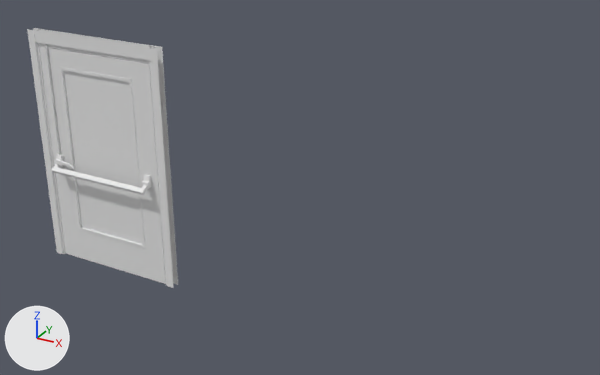
The Blender file Assets/Models/DoorOptions/Single/4ft/FullGlass4FTSingle.blend as it was, and as the next commit left it.
Both versions are drawn from a 50 mm lens placed at (1.39, -5.2, 3.85), pointed at (-1.93, 0.82, 0.84). Arrows for +X, +Y and +Z are at lower left; the lights stay in place. Materials are left out; every surface is plain grey.

In view in the first picture: 'DoorOption3', 'PushBar'.
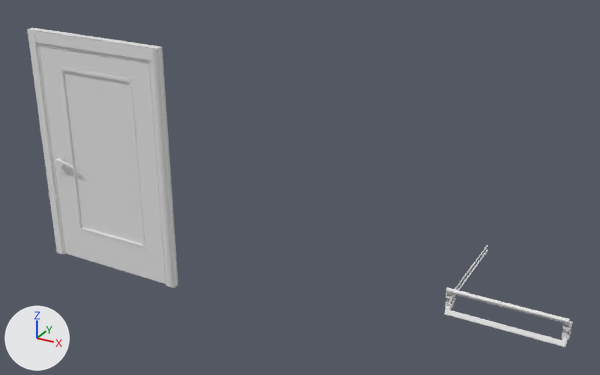
The newer file is also turned or shifted as a whole; pictures and numbers use the older file's frame.

The change, as a diff of the scene's bpy script:
```diff
--- a/Assets/Models/DoorOptions/Single/4ft/FullGlass4FTSingle.blend.py
+++ b/Assets/Models/DoorOptions/Single/4ft/FullGlass4FTSingle.blend.py
@@ me_cube_002 @@
 me_cube_002.from_pydata(...)  # 1458 vertices, 1357 faces; spans x -2.63..-1.21, y -0.03..0.03, z 0.0..2.2
 # verts and faces of me_cube_002; kept vertices keep their numbers, new ones are numbered from 1458
+# me_cube_002 part 1
+verts[1458] = (-1.92, 0.0, 0.01)  # pixel (115, 267)
+edges += [(1338, 1458), (1354, 1458)]
+faces += [(104, 106, 107, 105), (20, 22, 106, 104), (20, 21, 23, 22)]
@@ me_cube_004 @@
 me_cube_004.from_pydata(...)  # 732 vertices, 732 faces; spans x -1.116..-0.046, y -0.138..0.138, z 1.052..2.219
 # used by ob_pushbar; location = (-4.047, 0.0, -0.133); scale = (-1.0, 1.0, 1.0)
+# me_cube_004 part 2: the loose piece of 72 vertices spanning x -0.093..-0.055, y -0.138..-0.041, z 1.052..1.127 is turned -90 degrees about the x axis through its middle, then moved by (0.578, 1.046, -1.0)
+# me_cube_004 part 3: the loose piece of 24 vertices spanning x -1.071..-0.091, y 0.083..0.136, z 1.053..1.1 is multiplied about its middle by the matrix ((-1.0, 0.0, 0.0), (0.0, 0.0, 1.0), (0.0, 1.0, 0.0)), then moved by (0.578, 0.834, -0.967)
+# me_cube_004 part 4: the loose piece of 72 vertices spanning x -1.107..-1.068, y -0.138..-0.041, z 1.052..1.127 is turned -90 degrees about the x axis through its middle, then moved by (0.578, 1.046, -1.0)
+# me_cube_004 part 5: the loose piece of 54 vertices spanning x -1.116..-1.059, y 0.021..0.077, z 1.09..1.197 is multiplied about its middle by the matrix ((-1.0, 0.0, 0.0), (0.0, 0.0, 1.0), (0.0, 1.0, 0.0)), then moved by (1.591, 0.961, -1.095)
+# me_cube_004 part 6: the loose piece of 17 vertices spanning x -0.081..-0.068, y 0.024..0.037, z 1.186..2.219 is multiplied about its middle by the matrix ((-1.0, 0.0, 0.0), (0.0, 0.0, 1.0), (0.0, 1.0, 0.0)), then moved by (-0.436, 1.539, -1.672)
+# me_cube_004 part 7: the loose piece of 72 vertices spanning x -0.093..-0.055, y 0.041..0.138, z 1.052..1.127 is turned -90 degrees about the x axis through its middle, then moved by (0.578, 0.867, -1.179)
+# me_cube_004 part 8: the loose piece of 24 vertices spanning x -1.071..-0.091, y -0.136..-0.083, z 1.053..1.1 is multiplied about its middle by the matrix ((-1.0, 0.0, 0.0), (0.0, 0.0, 1.0), (0.0, 1.0, 0.0)), then moved by (0.578, 1.053, -1.187)
+# me_cube_004 part 9: the loose piece of 72 vertices spanning x -1.107..-1.068, y 0.041..0.138, z 1.052..1.127 is turned -90 degrees about the x axis through its middle, then moved by (0.578, 0.867, -1.179)
+# me_cube_004 part 10: the loose piece of 54 vertices spanning x -1.116..-1.059, y -0.077..-0.021, z 1.09..1.197 is multiplied about its middle by the matrix ((-1.0, 0.0, 0.0), (0.0, 0.0, 1.0), (0.0, 1.0, 0.0)), then moved by (1.591, 1.059, -1.192)
+# me_cube_004 part 11: the loose piece of 95 vertices spanning x -0.103..-0.046, y -0.077..-0.021, z 1.09..1.197 is multiplied about its middle by the matrix ((-1.0, 0.0, 0.0), (0.0, 0.0, 1.0), (0.0, 1.0, 0.0)), then moved by (-0.436, 1.059, -1.192)
+# me_cube_004 part 12: the loose piece of 17 vertices spanning x -0.081..-0.068, y -0.037..-0.024, z 1.186..2.219 is multiplied about its middle by the matrix ((-1.0, 0.0, 0.0), (0.0, 0.0, 1.0), (0.0, 1.0, 0.0)), then moved by (-0.436, 1.599, -1.733)
@@ ob_pushbar @@
 ob_pushbar = bpy.data.objects.new('PushBar', me_cube_004)
-ob_pushbar.location = (-4.047, 0.0, -0.133)
-ob_pushbar.scale = (-1.0, 1.0, 1.0)
+ob_pushbar.location = (0.0, 0.0, 0.0)
```

Pixel boxes (x1, y1, x2, y2) of what changed, in the pictures (600 x 375 px; the box of a moved part takes in the faces that stretch with it):
'PushBar', reshaped, moved, rescaled
    before: (45, 45, 152, 195)
    after: (444, 245, 573, 347)
part 1 of me_cube_002, added
    after: (29, 28, 178, 288)
part 2 of me_cube_004, moved or reshaped
    before: (51, 164, 60, 173)
    after: (564, 318, 570, 327)
part 3 of me_cube_004, moved or reshaped (not visible before)
    after: (450, 289, 565, 323)
part 4 of me_cube_004, moved or reshaped
    before: (139, 184, 148, 195)
    after: (446, 287, 451, 296)
part 5 of me_cube_004, moved or reshaped (not visible before)
    after: (563, 321, 573, 331)
part 6 of me_cube_004, moved or reshaped (not visible before)
    after: (455, 245, 488, 290)
part 7 of me_cube_004, moved or reshaped (not visible before)
    after: (561, 336, 567, 347)
part 8 of me_cube_004, moved or reshaped
    before: (54, 167, 141, 194)
    after: (448, 310, 562, 346)
part 9 of me_cube_004, moved or reshaped (not visible before)
    after: (444, 305, 451, 316)
part 10 of me_cube_004, moved or reshaped
    before: (142, 174, 152, 189)
    after: (561, 328, 572, 340)
part 11 of me_cube_004, moved or reshaped
    before: (54, 154, 64, 167)
    after: (445, 297, 456, 308)
part 12 of me_cube_004, moved or reshaped
    before: (45, 45, 60, 155)
    after: (454, 250, 488, 297)
